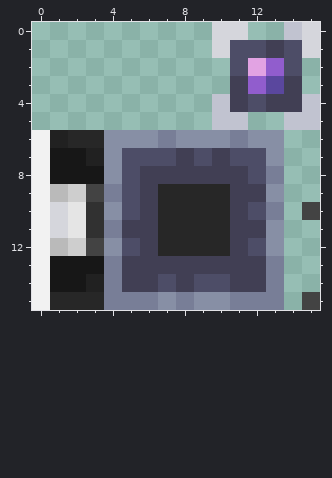
File history of a pixel-art sprite, src/main/resources/assets/megacells/textures/part/decompression_module_side.png. The picture above was drawn from the file before the commit.
The file is 16x16 pixels. Colours within 5 levels of each other are drawn and written as one.
New version:
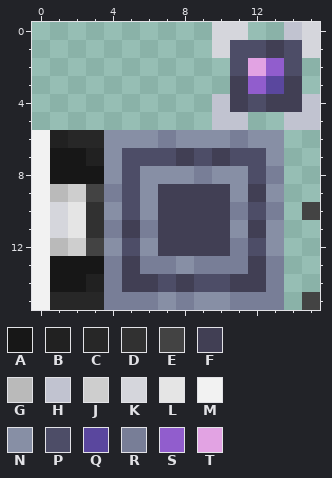
Palette (. is transparent): A #171717  B #212121  C #272727  D #313131  E #434343  F #413f54  G #bababa  H #c1c3d0  J #cecece  K #d5d6dc  L #e5e5e5  M #f2f2f2  N #878fa5  P #4d4d67  Q #5a479e  R #787e97  S #915dcd  T #e2a3e3
Change:
The edit turns colour C into colour F in rows 9 to 12 at x 7 to 10.
The edit turns colour F into colour N in row 8 at x 6 to 8 and 10 to 11; in row 9 at x 6 and 11; in row 10 at x 6; in row 11 at x 11; in row 12 at x 6; in row 13 at x 8.
The edit turns colour F into colour R in row 8 at x 9; in row 10 at x 11; in row 11 at x 6; in row 12 at x 11; in row 13 at x 6 to 7 and 9 to 11.
Pixel boxes of the changes (left, top, right, bottom) in both pictures:
changed: (140, 166, 248, 274)
